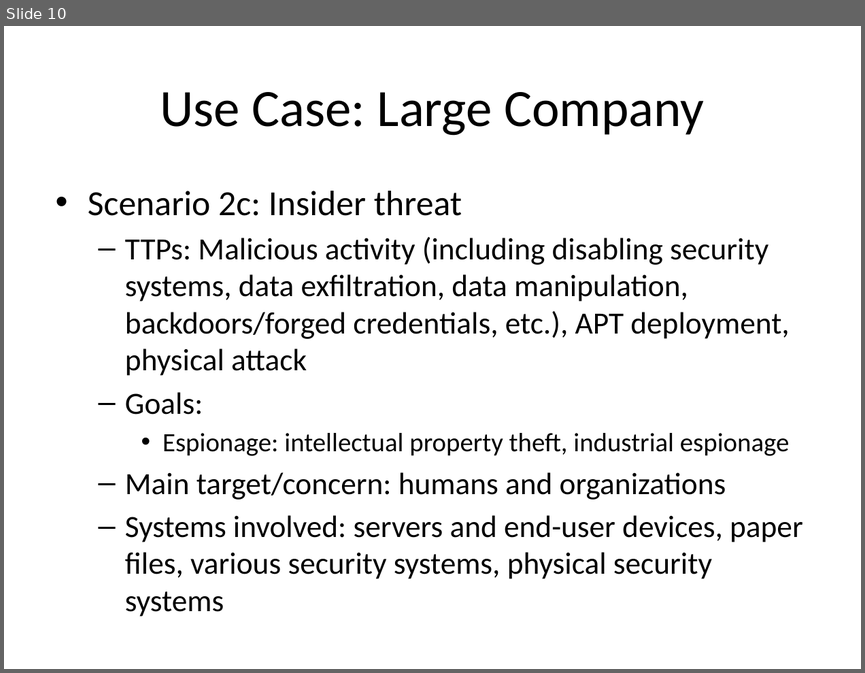
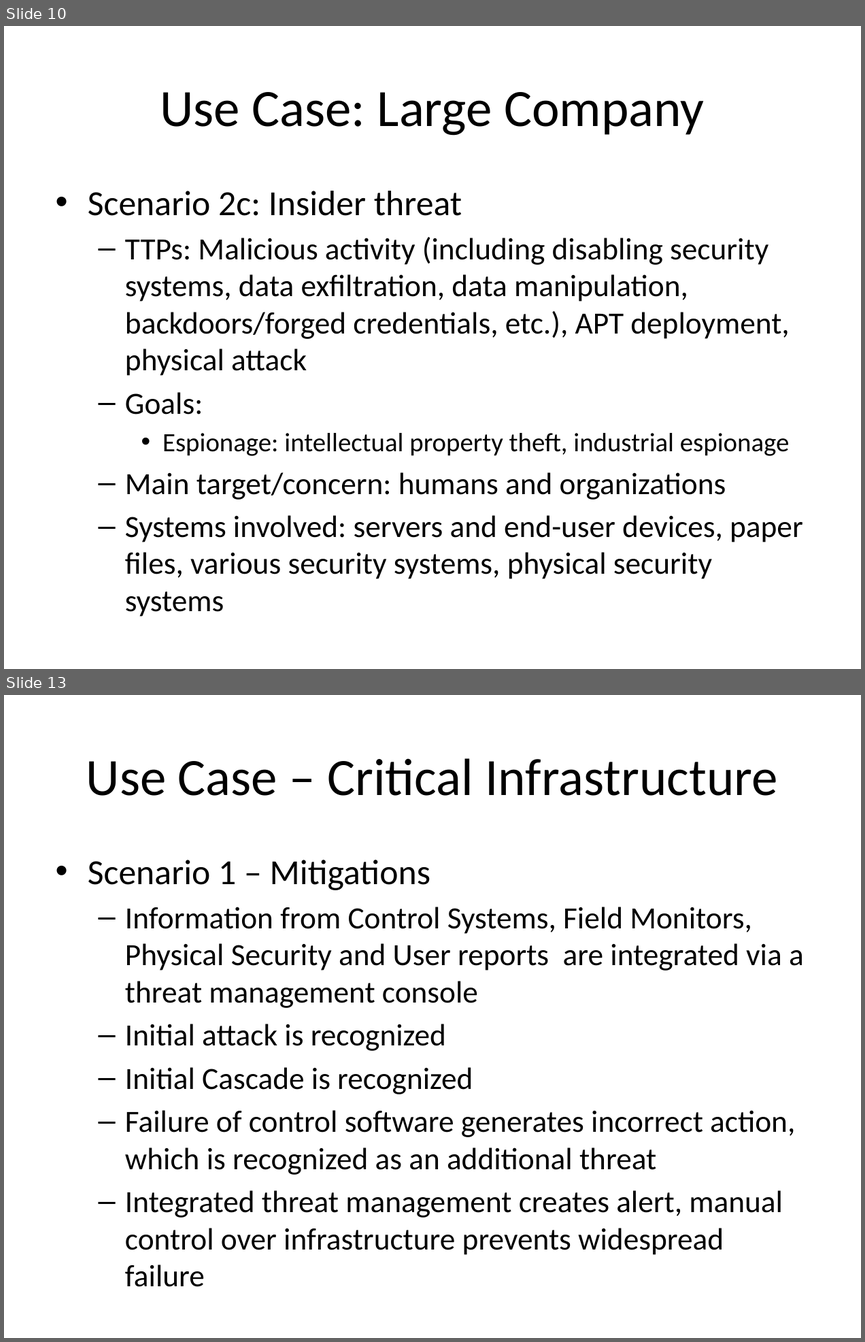
Before and after one commit to omg-threat-modeling/phase1, a slide deck: docs/Threat Meta Model - Benefits and Use Cases-20140203.pptx. Shown one above the other, each under a label of ours: slide 10 before the commit, slides 10 and 13 after it; the slides between them are not shown. The pictures are 865x673 and 865x1342 pixels, drawn with LibreOffice and Linux fonts; fonts in the diff are those of the drawing. Boxes give left, top, right and bottom in pixels: in the first picture for what was removed or moved away, otherwise in the second. Text is boxed around its words. In the diff, an @@ line names an element or a change of style, - is before the commit and + after.

Commit message:
Added Critical Infrastructure Use Case modified:   docs/Threat Meta Model - Benefits and Use Cases-20140203.pptx

```diff
--- a/docs/Threat Meta Model - Benefits and Use Cases-20140203.pptx
+++ b/docs/Threat Meta Model - Benefits and Use Cases-20140203.pptx
@@ slide 13 added at bbox=[4, 695, 861, 1338], background #FFFFFF @@
@@ title added at bbox=[86, 758, 778, 796], 44 pt, text #000000 @@
+Use Case – Critical Infrastructure
@@ text added at bbox=[88, 860, 804, 1255], 25.9 pt, text #000000 @@
+• Scenario 1 – Mitigations
+  – Information from Control Systems, Field Monitors, Physical Security and User reports are integrated via a threat management console
+  – Initial attack is recognized
+  – Initial Cascade is recognized
+  – Failure of control software generates incorrect action, which is recognized as an additional threat
+  – Integrated threat management creates alert, manual control over infrastructure prevents widespread failure
```
Also in this commit, not shown: 2 other slides added.
